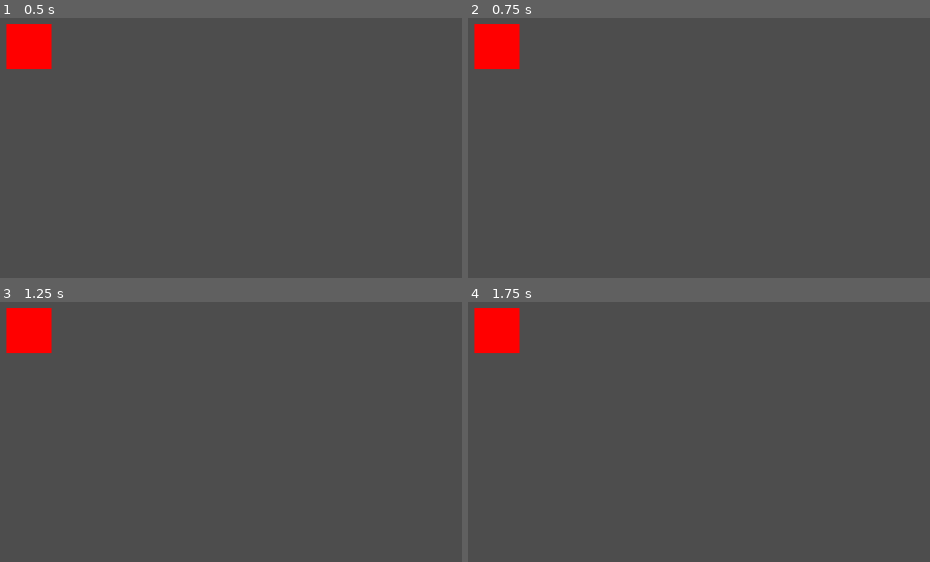
Above: before the commit, frames 1-4 (two rows, left to right).
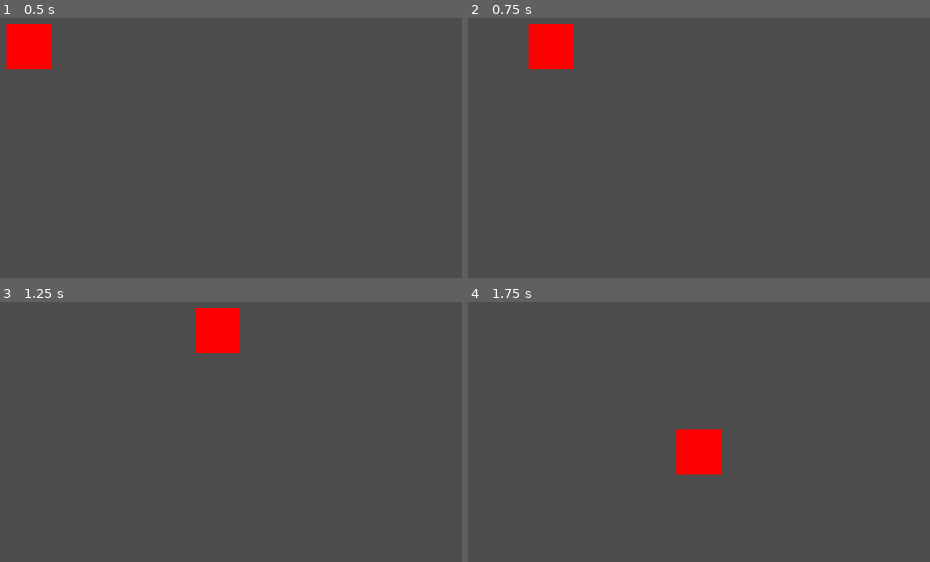
Above: after the commit, the same moments.

Repository: oflatt/cook-for-your-life
Game: Godot game, scene res://main.tscn
Two runs of this game, one before a commit and one after it. Both use one fixed random seed, a clock stepped at 60 frames per second and the inputs below.
Inputs:
- Up to frame 1 (0.5 s): no input
- Up to frame 2 (0.75 s): tap Enter at 0.5 s; hold Right (ui_right) from 0.53 s (still down)
- Up to frame 3 (1.25 s): keep holding Right (ui_right)
- Up to frame 4 (1.75 s): release Right (ui_right) at 1.28 s; hold Down (ui_down) from 1.28 s (still down)

Frame 1 is identical in both runs. In frame 2, 3.4% of the frame differs, in the area x 1-23%, y 2-20%; in frame 3, 3.4%; in frame 4, 3.5%, in the area x 1-55%, y 2-67%.

Commit message:
demo with keyboard input

Diff:
--- a/main.gd
+++ b/main.gd
@@ -1,19 +1,35 @@
 extends Node2D
+
+var square
+var velocity = Vector2.ZERO
 
 func _ready():
 	var vp_size = get_viewport_rect().size
-	var scale_factor = vp_size.y  # 1.0 = height
-
+	var scale_factor = vp_size.y
 	self.scale = Vector2(scale_factor, scale_factor)
-
-	print("Main is running!")
 
 	var image = Image.create(1, 1, false, Image.FORMAT_RGBA8)
 	image.fill(Color.RED)
 	var tex = ImageTexture.create_from_image(image)
 
-	var sprite = Sprite2D.new()
-	sprite.texture = tex
-	sprite.scale = Vector2(0.1, 0.1)  # Size relative to height
-	sprite.position = Vector2(0.4, 0.1)
-	add_child(sprite)
+	square = Sprite2D.new()
+	square.texture = tex
+	square.scale = Vector2(0.1, 0.1)
+	square.position = Vector2(0.4, 0.1)
+	add_child(square)
+
+func _physics_process(_delta):
+	velocity = Vector2.ZERO
+	if Input.is_action_pressed("ui_right"):
+		velocity.x += 1
+	if Input.is_action_pressed("ui_left"):
+		velocity.x -= 1
+	if Input.is_action_pressed("ui_down"):
+		velocity.y += 1
+	if Input.is_action_pressed("ui_up"):
+		velocity.y -= 1
+
+	if velocity.length() > 0:
+		velocity = velocity.normalized()
+
+	square.position += velocity * 0.01
